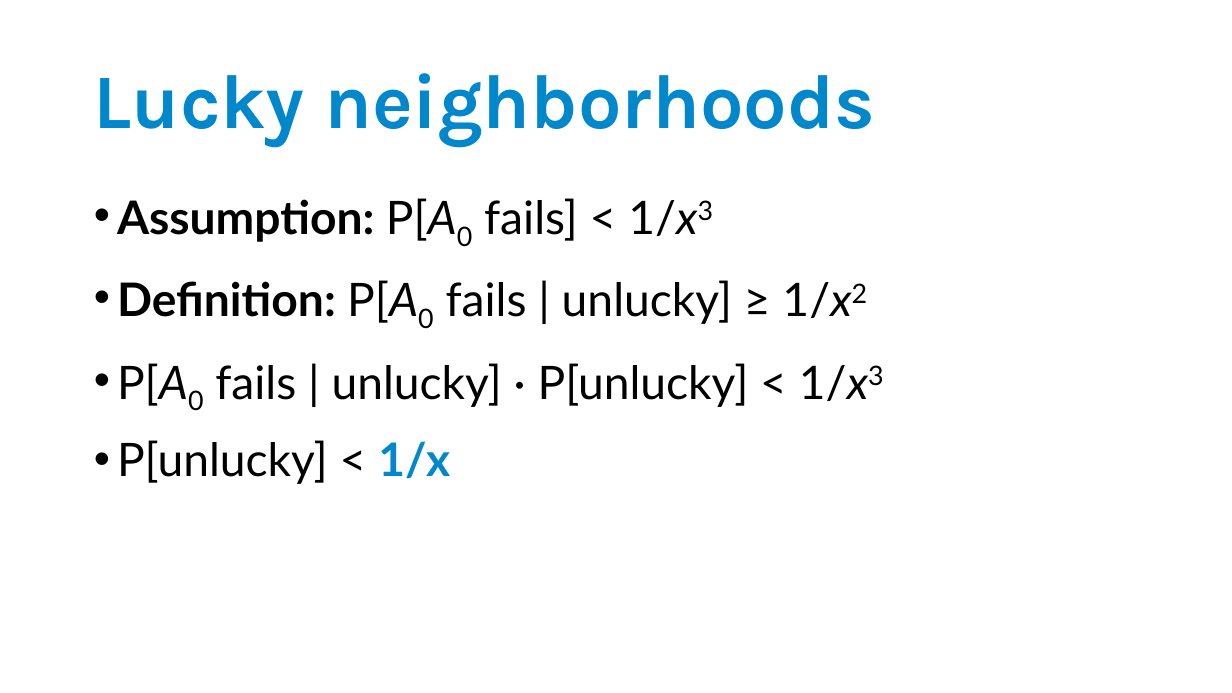
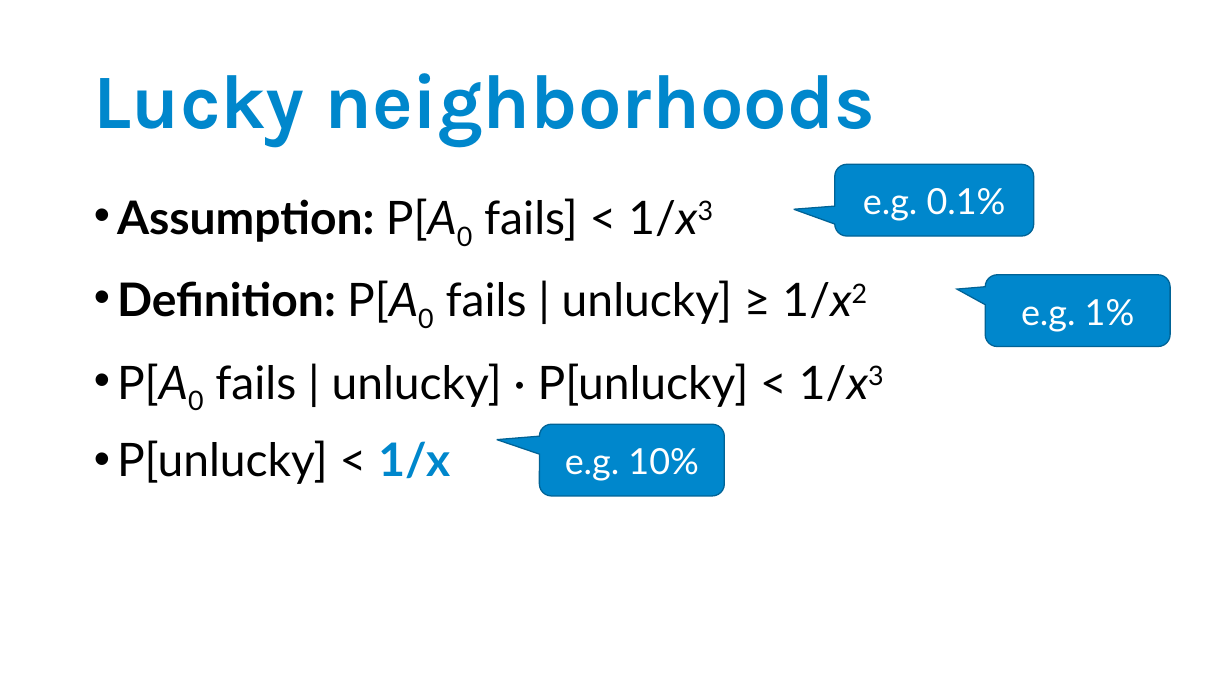
Before and after one commit to suomela/da2020, a slide deck: slide 10 of slides/da2022-lecture-11.pptx. Drawn at 1232x693 pixels with LibreOffice and Linux fonts; fonts in the diff are those of the drawing. Boxes give left, top, right and bottom in pixels: in the first picture for what was removed or moved away, otherwise in the second. Text is boxed around its words. In the diff, an @@ line names an element or a change of style, - is before the commit and + after.

Commit message:
Added examples of probabilities in slide 10.

```diff
--- a/slides/da2022-lecture-11.pptx
+++ b/slides/da2022-lecture-11.pptx
@@ rounded speech box added at [836, 165, 1034, 237], fill #0087CC, outline #006497 1 pt, 28 pt, text #FFFFFF @@
+e.g. 0.1%
@@ rounded speech box added at [985, 274, 1170, 347], fill #0087CC, outline #006497 1 pt, 28 pt, text #FFFFFF @@
+e.g. 1%
@@ rounded speech box added at [540, 424, 725, 496], fill #0087CC, outline #006497 1 pt, 28 pt, text #FFFFFF @@
+e.g. 10%
```
